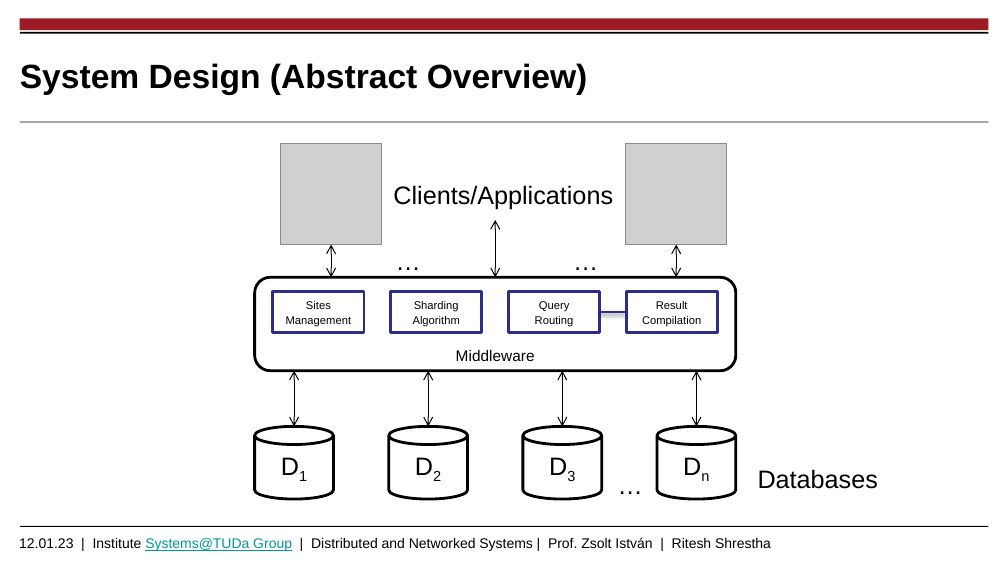
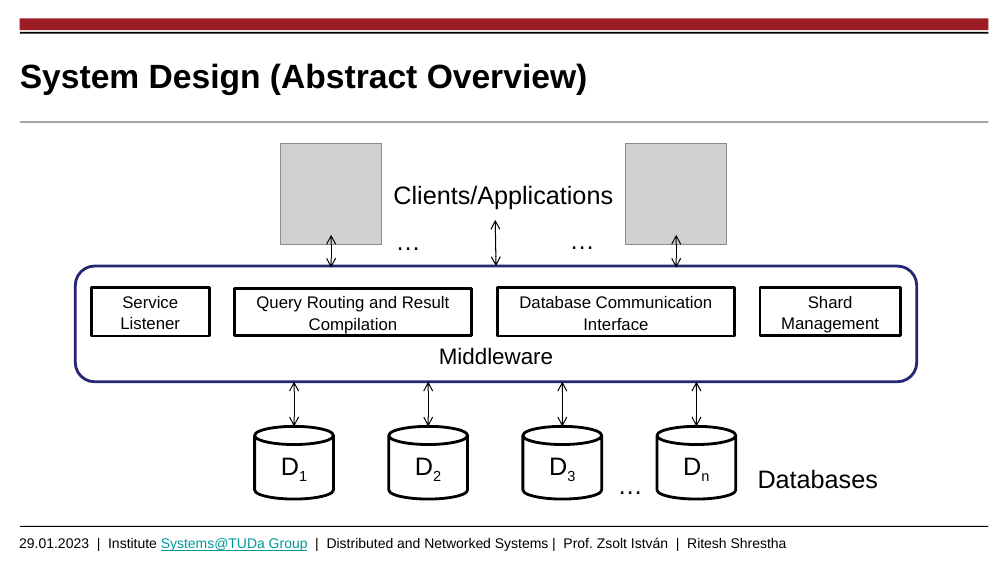
Before and after one commit to riteshCodes/sharded-distributed-databases, a slide deck: slide 3 of Documentation/Thesis_Presentation_Shrestha_Ritesh.pptx (slide 2 before the commit). Drawn at 1008x567 pixels with LibreOffice and Linux fonts; fonts in the diff are those of the drawing; grey boxes stand for pictures; background and template pictures are left out. Boxes give left, top, right and bottom in pixels: in the first picture for what was removed or moved away, otherwise in the second. Text is boxed around its words. In the diff, an @@ line names an element or a change of style, - is before the commit and + after.

Commit message:
Add documentation slides for design considerations

```diff
--- a/Documentation/Thesis_Presentation_Shrestha_Ritesh.pptx
+++ b/Documentation/Thesis_Presentation_Shrestha_Ritesh.pptx
@@ double arrow moved from (332, 245) - (332, 277) to (332, 235) - (332, 268) @@
@@ text "…": place and size @@
-text "…" at [386,241,431,281]
+text "…" at [386,220,431,260]
@@ double arrow moved from (495, 277) - (495, 220) to (496, 266) - (495, 220) @@
@@ text "…": place and size @@
-text "…" at [563,240,609,280]
+text "…" at [559,220,605,260]
@@ double arrow moved from (676, 245) - (676, 277) to (676, 235) - (676, 268) @@
@@ rounded rectangle "Middleware": place and size @@
-rounded rectangle "Middleware" at [255,277,736,371]
+rounded rectangle "Middleware" at [76,266,917,382]
@@ rounded rectangle "Middleware" at [76,266,917,382]: size 11 to 16 pt; outline #000000 2 pt to #262673 2 pt @@
@@ rectangle "Service Listener" at [92,287,210,336]: outline #2D2D8A 2 pt to #000000 2 pt @@
@@ rectangle "Service Listener": place and size @@
-rectangle "Service Listener" at [273,291,364,333]
+rectangle "Service Listener" at [92,287,210,336]
@@ text in rectangle at [120,296,180,329]: text changed; size 8 to 12 pt @@
-Sites Management
+Service Listener
@@ rectangle "Query Routing and Result Compilation": place and size @@
-rectangle "Query Routing and Result Compilation" at [508,291,599,333]
+rectangle "Query Routing and Result Compilation" at [235,288,472,336]
@@ rectangle "Query Routing and Result Compilation" at [235,288,472,336]: outline #2D2D8A 2 pt to #000000 2 pt @@
@@ text in rectangle at [256,296,449,334]: text changed; size 8 to 12 pt @@
-Query Routing
+Query Routing and Result Compilation
@@ rectangle removed at [391,291,482,333] @@
-Sharding Algorithm
@@ rectangle added at [498,288,735,337], fill #FFFFFF, outline #000000 2 pt, 12 pt, text #000000 @@
+Database Communication Interface
@@ rectangle removed at [626,291,717,333] @@
-Result Compilation
@@ rectangle added at [760,287,900,336], fill #FFFFFF, outline #000000 2 pt, 12 pt, text #000000 @@
+Shard Management
@@ line removed from (600, 312) to (626, 312) @@
@@ double arrow moved from (294, 371) - (294, 426) to (294, 382) - (294, 426) @@
@@ double arrow moved from (428, 426) - (428, 371) to (428, 426) - (428, 382) @@
@@ double arrow moved from (562, 426) - (562, 371) to (562, 426) - (562, 382) @@
@@ double arrow moved from (697, 426) - (697, 371) to (697, 426) - (697, 382) @@
@@ text at [19,537,787,551]: text changed @@
-12.01.23 | Institute Systems@TUDa Group | Distributed and Networked Systems | Prof. Zsolt István | Ritesh Shrestha
+29.01.2023 | Institute Systems@TUDa Group | Distributed and Networked Systems | Prof. Zsolt István | Ritesh Shrestha
```
Also in this commit, not shown: 1 other slide changed, 23 slides added, 4 slides removed, 1 other file.
